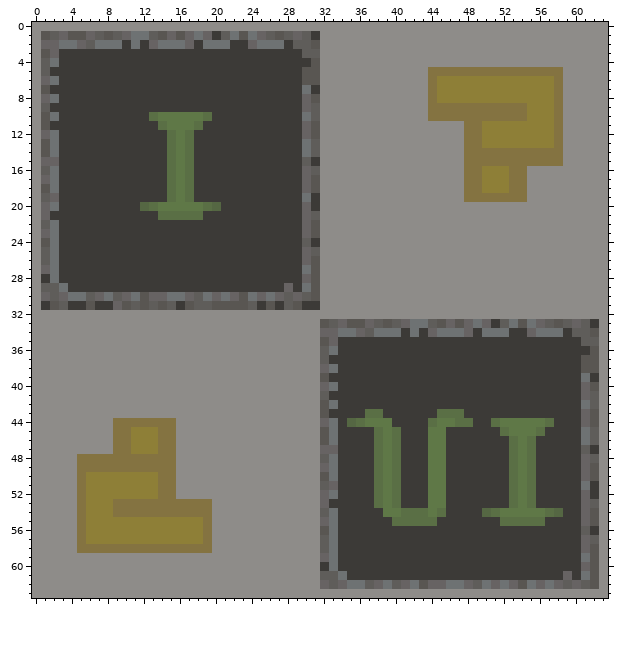
Edited in one commit: pixel-art sprite (app/src/main/res/drawable/icono_bloq_dado_legendario.png). Above: the version before the commit.
The file is 64x64 pixels. Colours within 5 levels of each other are drawn and written as one.
After:
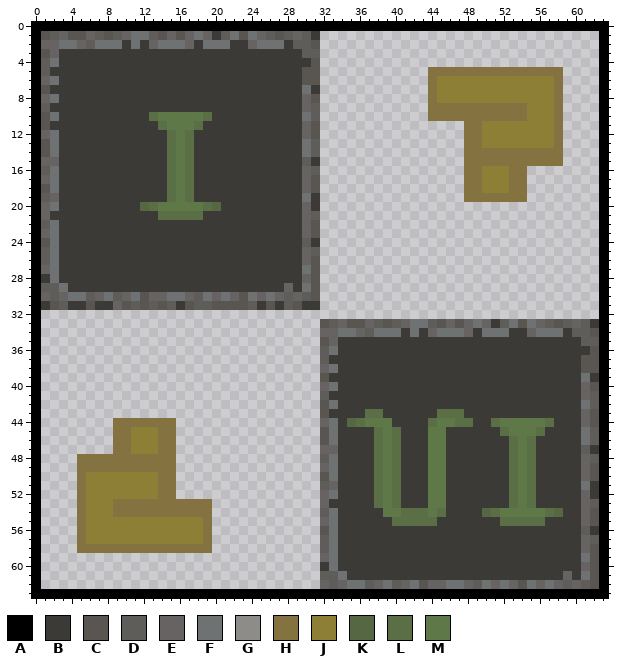
Palette (. is transparent): A #000000  B #3c3a37  C #595652  D #5f5d5a  E #676363  F #6e7273  G #8e8c89  H #847341  J #8e7f37  K #556743  L #5a6f45  M #5f7847
Commit: Actualizacion de imagenes Mejora de iconos
Change:
Changed rows in their new state; - is an unchanged pixel.
first column x 0:
 0 AAAAAAAAAAAAAAAAAAAAAAAAAAAAAAAAAAAAAAAAAAAAAAAAAAAAAAAAAAAAAAAA
 1 A-------------------------------...............................A
 2 A-------------------------------...............................A
 3 A-------------------------------...............................A
 4 A-------------------------------...............................A
 5 A-------------------------------............---------------....A
 6 A-------------------------------............---------------....A
 7 A-------------------------------............---------------....A
 8 A-------------------------------............---------------....A
 9 A-------------------------------............---------------....A
10 A-------------------------------............---------------....A
11 A-------------------------------................-----------....A
12 A-------------------------------................-----------....A
13 A-------------------------------................-----------....A
14 A-------------------------------................-----------....A
15 A-------------------------------................-----------....A
16 A-------------------------------................-------........A
17 A-------------------------------................-------........A
18 A-------------------------------................-------........A
19 A-------------------------------................-------........A
20 A-------------------------------...............................A
21 A-------------------------------...............................A
22 A-------------------------------...............................A
23 A-------------------------------...............................A
24 A-------------------------------...............................A
25 A-------------------------------...............................A
26 A-------------------------------...............................A
27 A-------------------------------...............................A
28 A-------------------------------...............................A
29 A-------------------------------...............................A
30 A-------------------------------...............................A
31 A-------------------------------...............................A
32 A..............................................................A
33 A...............................-------------------------------A
34 A...............................-------------------------------A
35 A...............................-------------------------------A
36 A...............................-------------------------------A
37 A...............................-------------------------------A
38 A...............................-------------------------------A
39 A...............................-------------------------------A
40 A...............................-------------------------------A
41 A...............................-------------------------------A
42 A...............................-------------------------------A
43 A...............................-------------------------------A
44 A........-------................-------------------------------A
45 A........-------................-------------------------------A
46 A........-------................-------------------------------A
47 A........-------................-------------------------------A
48 A....-----------................-------------------------------A
49 A....-----------................-------------------------------A
50 A....-----------................-------------------------------A
51 A....-----------................-------------------------------A
52 A....-----------................-------------------------------A
53 A....---------------............-------------------------------A
54 A....---------------............-------------------------------A
55 A....---------------............-------------------------------A
56 A....---------------............-------------------------------A
57 A....---------------............-------------------------------A
58 A....---------------............-------------------------------A
59 A...............................-------------------------------A
60 A...............................-------------------------------A
61 A...............................-------------------------------A
62 A...............................-------------------------------A
63 AAAAAAAAAAAAAAAAAAAAAAAAAAAAAAAAAAAAAAAAAAAAAAAAAAAAAAAAAAAAAAAA
